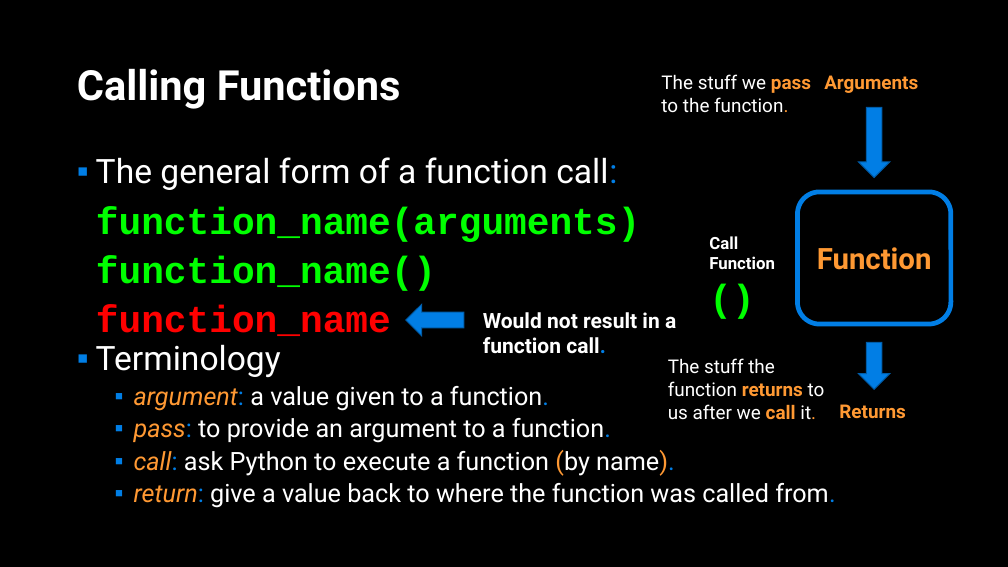
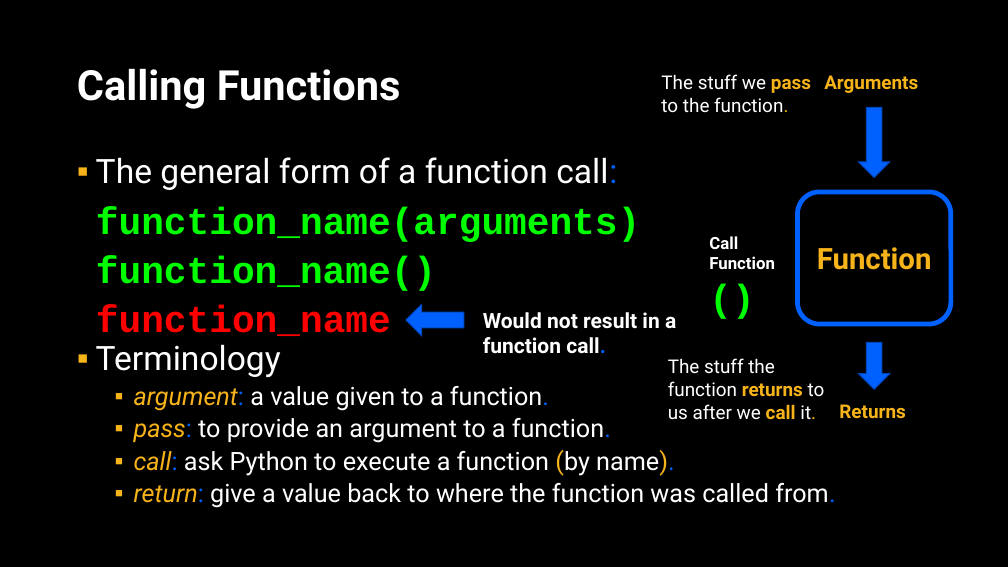
Before and after one commit to APS106/APS106-winter-2024-kinsella-goodfellow, a slide deck: slide 6 of lectures/week2/lecture2/slides/week2_lecture2.pptx. Drawn at 1008x567 pixels with LibreOffice and Linux fonts; fonts in the diff are those of the drawing; background and template pictures are left out. Boxes give left, top, right and bottom in pixels: in the first picture for what was removed or moved away, otherwise in the second. Text is boxed around its words. In the diff, an @@ line names an element or a change of style, - is before the commit and + after.

```diff
--- a/lectures/week2/lecture2/slides/week2_lecture2.pptx
+++ b/lectures/week2/lecture2/slides/week2_lecture2.pptx
@@ text "The stuff we pass to ..." at [661,74,811,113]: text colour #FF9933 to #F7B41A in "pass function." @@
@@ text "Arguments" at [824,75,918,93]: text colour #FF9933 to #F7B41A @@
@@ text "The general form of a ..." at [96,157,835,508]: text colour #017EE5 to #0061FF in "call:", "argument: function.", "pass: function.", "call: name)." and 1 more places; text colour #FF9933 to #F7B41A in "argument:", "pass:", "call: (by name).", "return:"; bullet colour #007EE5 to #F7B41A @@
@@ rounded rectangle "Function" at [798,192,951,324]: text colour #FF9933 to #F7B41A; outline #017EE5 4.5 pt to #0061FF 4.5 pt @@
@@ fill #017EE5 to #0061FF; outline #015DA9 1 pt to #0048BD 1 pt in 3 elements at [859,343,890,389], [859,107,890,178], [406,305,464,336] @@
@@ text "Would not result in a ..." at [483,312,676,354]: text colour #017EE5 to #0061FF in "call." @@
@@ text "The stuff the function returns ..." at [668,358,825,420]: text colour #FF9933 to #F7B41A in "returns call it." @@
@@ text "Returns" at [839,404,905,418]: text colour #FF9933 to #F7B41A @@
```
Also in this commit, not shown: 66 other slides changed, 17 other files.
